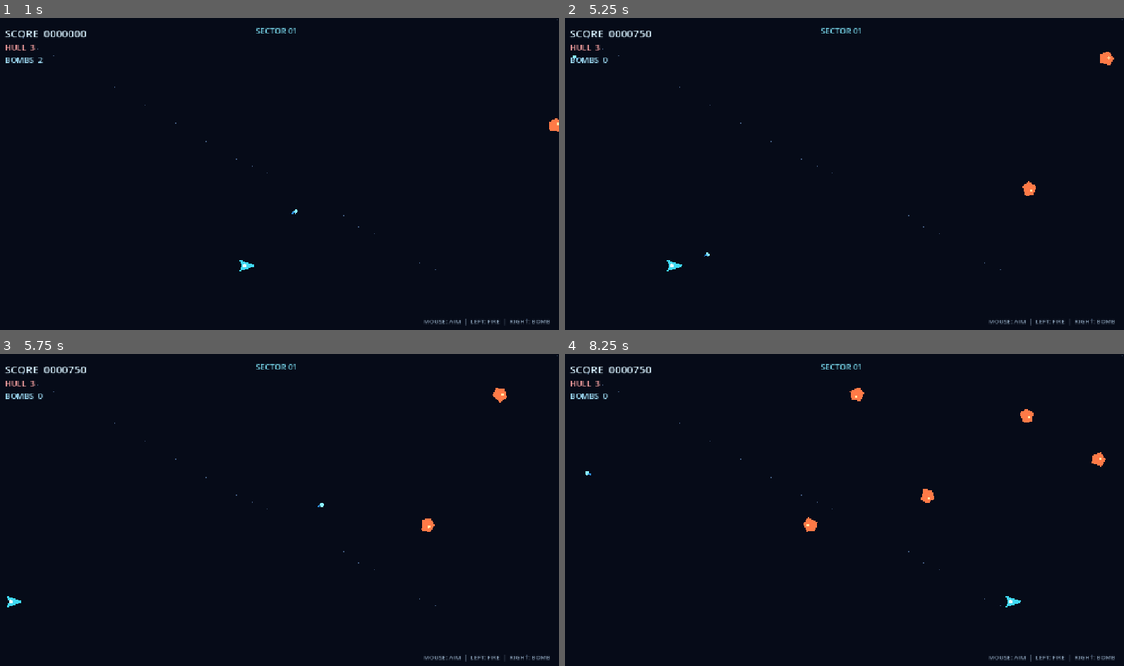
Above: before the commit, frames 1-4 (two rows, left to right).
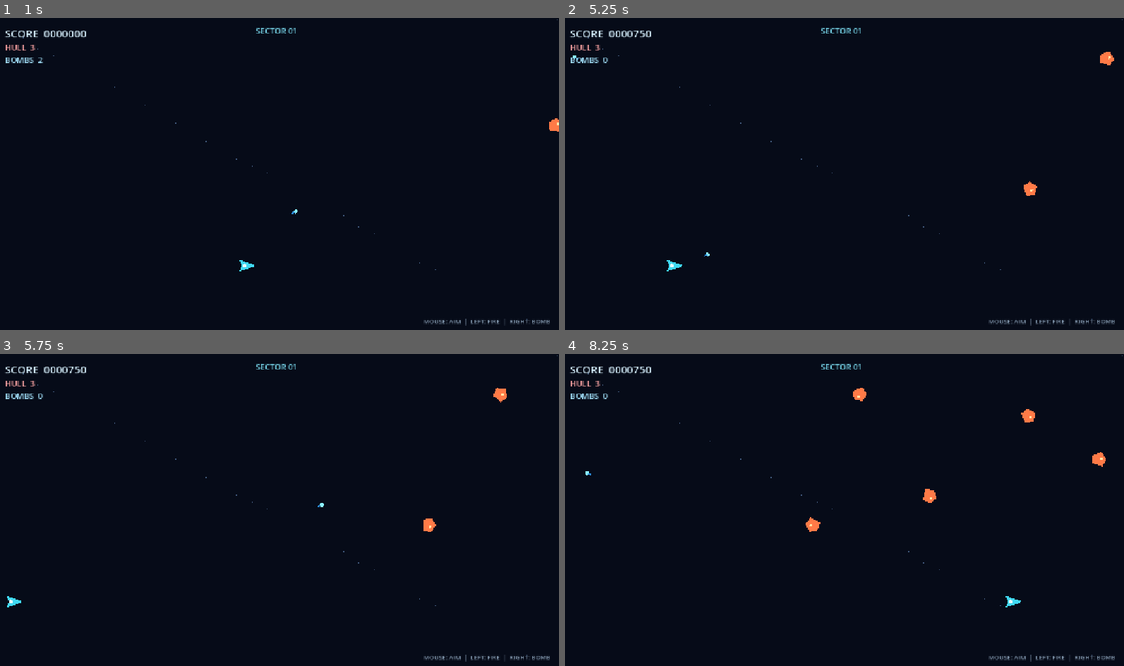
Above: after the commit, the same moments.

Repository: Iulian-hub/RUNAWAY-RABBIT-DECOMP
Game: Godot game, scene res://scenes/main.tscn
The game is run twice, just before and just after one commit, with the same random seed, the same clock (stepped at 60 frames per second) and the same inputs. This scene is started directly instead of the project's main scene.
Inputs (mouse positions are in pixels of both pictures, inside the frame that each line leads up to):
- Up to frame 1 (1 s): tap Enter at 0.5 s; move the mouse to (402, 161) at 0.52 s; hold D (move_right) from 0.53 s (still down); right-click (402, 161) at 0.6 s; click (402, 161) at 0.67 s
- Up to frame 2 (5.25 s): move the mouse to (727, 192) at 1.27 s; release D (move_right) at 1.28 s; hold A (move_left) 1.28-2.03 s; click (727, 192) at 1.35 s; move the mouse to (900, 108) at 2.02 s; hold D (move_right) 2.03-3.53 s; right-click (900, 108) at 2.1 s; move the mouse to (810, 239) at 2.77 s; click (810, 239) at 2.85 s; move the mouse to (1012, 223) at 3.52 s; hold A (move_left) from 3.53 s (still down); right-click (1012, 223) at 3.6 s; move the mouse to (671, 130) at 4.27 s; click (671, 130) at 4.35 s; move the mouse to (872, 177) at 5.02 s; right-click (872, 177) at 5.1 s; click (872, 177) at 5.17 s
- Up to frame 3 (5.75 s): keep holding A (move_left)
- Up to frame 4 (8.25 s): move the mouse to (755, 432) at 5.77 s; release A (move_left) at 5.78 s; hold D (move_right) 5.78-8.03 s; click (755, 432) at 5.85 s; move the mouse to (967, 497) at 6.52 s; right-click (967, 497) at 6.6 s; move the mouse to (727, 528) at 7.27 s; click (727, 528) at 7.35 s; move the mouse to (900, 444) at 8.02 s; hold A (move_left) from 8.03 s (still down); right-click (900, 444) at 8.1 s

Frame 1 is identical in both runs. In frame 2, less than 0.1% of the frame differs, in the area x 81-99%, y 10-58%; in frame 3, less than 0.1%; in frame 4, 0.2%, in the area x 42-97%, y 10-58%.

Commit message:
Remove per-run enemy speed ramp

Diff:
--- a/runaway-rabbit-clona/scripts/main.gd
+++ b/runaway-rabbit-clona/scripts/main.gd
@@ -11,7 +11,6 @@
 var selected_level: int = 1
 var score: int = 0
 var _spawn_timer: float = 0.8
-var _elapsed: float = 0.0
 var _game_over: bool = false
 
 func _ready() -> void:
@@ -32,7 +31,6 @@
 func _process(delta: float) -> void:
 	if _game_over:
 		return
-	_elapsed += delta
 	_spawn_timer -= delta
 	if _spawn_timer <= 0.0:
 		_spawn_enemy()
@@ -52,7 +50,6 @@
 	var spawn_y_min := viewport_size.y * 0.5 - source_spawn_y_max
 	var spawn_y_max := viewport_size.y * 0.5 - source_spawn_y_min
 	enemy.global_position = Vector2(viewport_size.x + 36.0, randf_range(spawn_y_min, spawn_y_max))
-	enemy.speed += minf(_elapsed * 0.35, 90.0)
 
 func _check_hits() -> void:
 	var enemies := get_tree().get_nodes_in_group("enemies")
